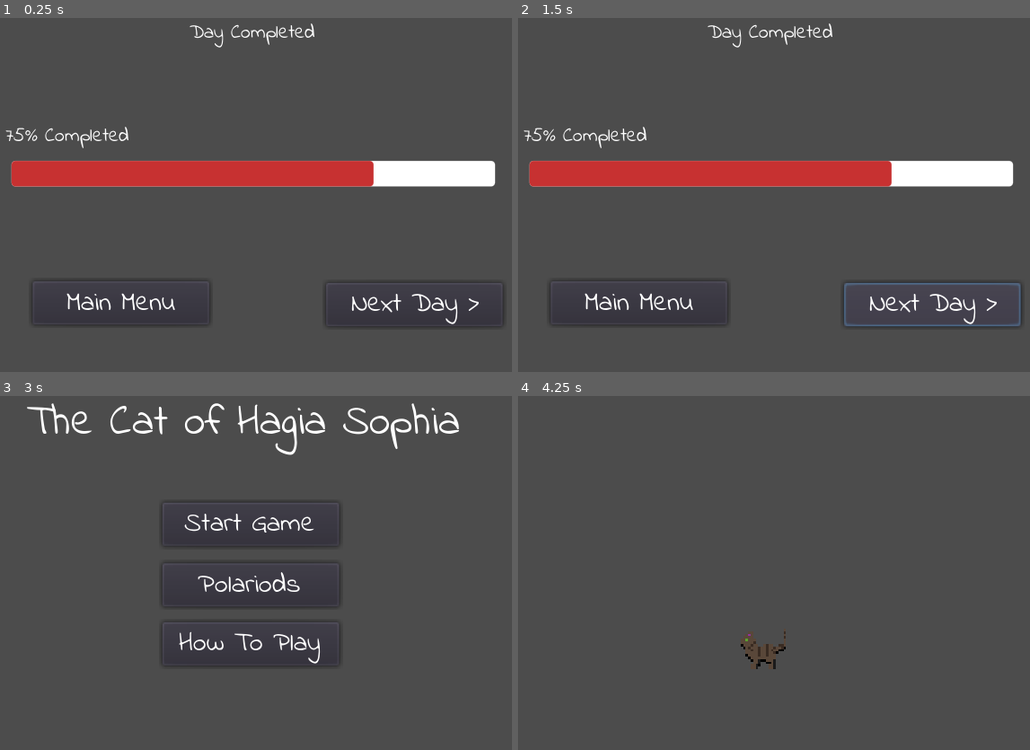
Above: before the commit, frames 1-4 (two rows, left to right).
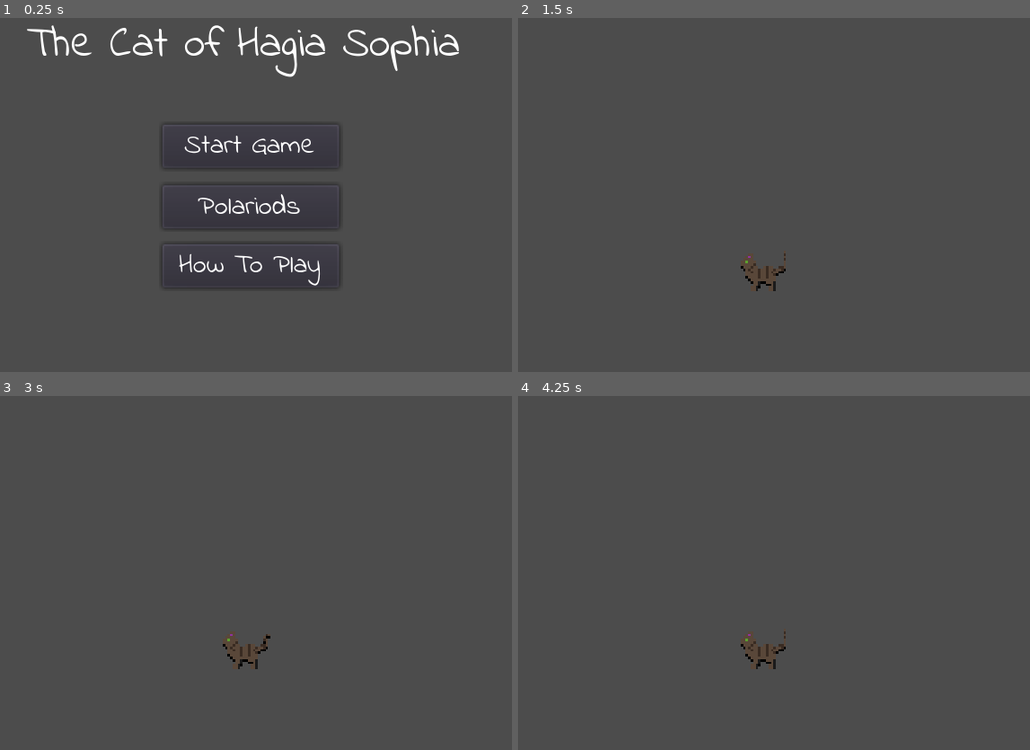
Above: after the commit, the same moments.

Repository: Frozander/BAUGamejam2021
Game: Godot game, scene res://Scenes/TitleScreen.tscn
The game is run twice, just before and just after one commit, with the same random seed, the same clock (stepped at 60 frames per second) and the same inputs. Before the commit the project starts from res://Scenes/DayEnd.tscn. Sound files missing from this copy of the repository are replaced by a short silence.
Inputs (mouse positions are in pixels of both pictures, inside the frame that each line leads up to):
- Up to frame 1 (0.25 s): no input
- Up to frame 2 (1.5 s): click (768, 148) at 0.5 s, where only the run after the commit has a clickable "Start Game"; click (932, 304) at 1.25 s, where only the run before the commit has a clickable "Next Day >"
- Up to frame 3 (3 s): click (414, 682) at 2 s, where only the run before the commit has a clickable "Next Day >"; click (117, 682) at 2.75 s, where only the run before the commit has a clickable "Main Menu"
- Up to frame 4 (4.25 s): click (768, 526) at 3.5 s, where only the run before the commit has a clickable "Start Game"

The runs differ from the first frame. In frame 1, 12% of the frame differs, in the area x 1-99%, y 1-88%; in frame 2, 9.3%; in frame 3, 3.9%; in frame 4, nothing differs.

Commit message:
updating starting scene of game with title scene

Diff:
--- a/project.godot
+++ b/project.godot
@@ -16,7 +16,7 @@
 [application]
 
 config/name="Ayasofya The Game"
-run/main_scene="res://Scenes/DayEnd.tscn"
+run/main_scene="res://Scenes/TitleScreen.tscn"
 config/icon="res://icon.png"
 
 [display]
@@ -30,7 +30,7 @@
 
 [editor_plugins]
 
-enabled=PoolStringArray( "godot-git-control.funabab" )
+enabled=PoolStringArray(  )
 
 [importer_defaults]
 
